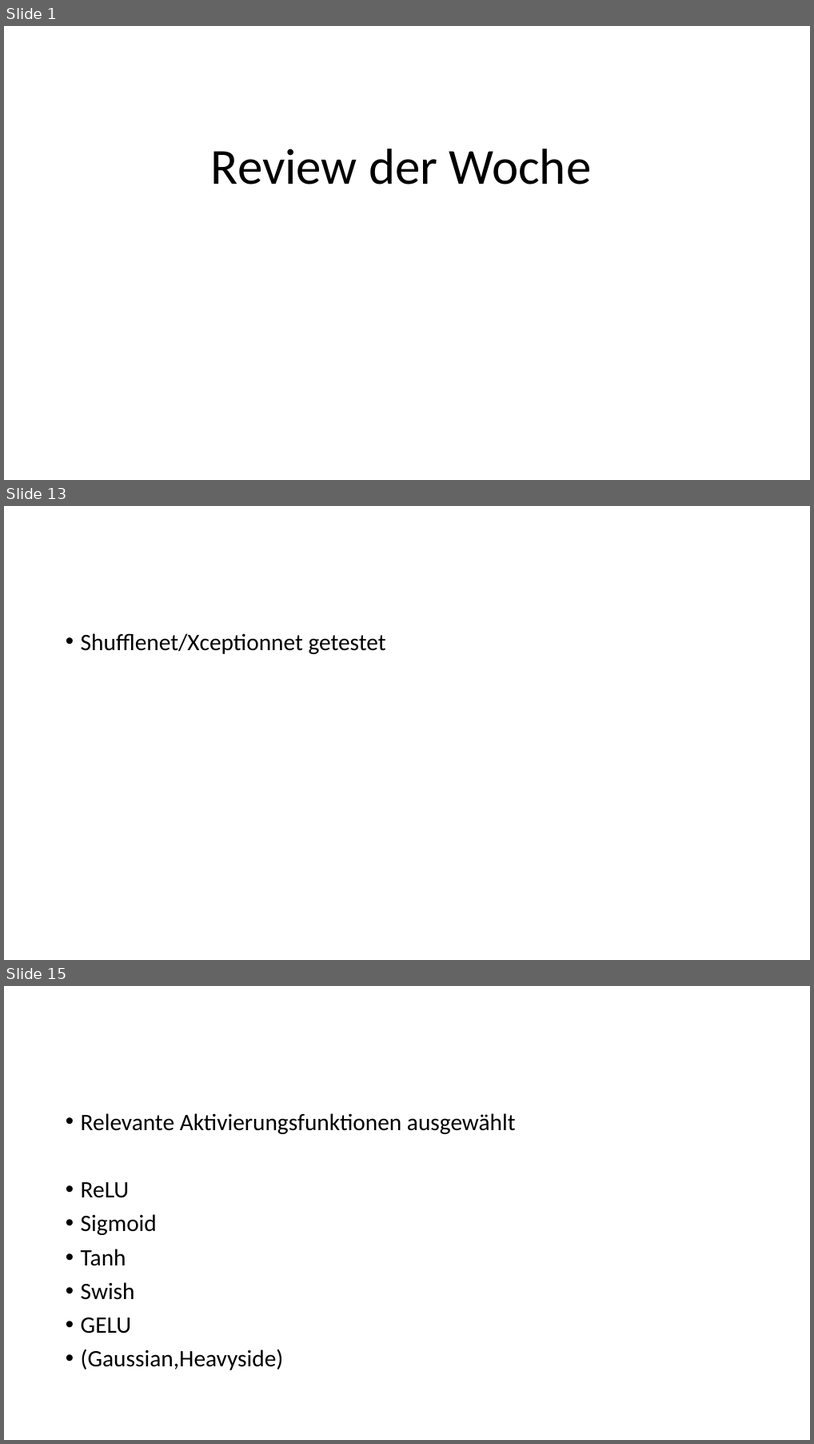
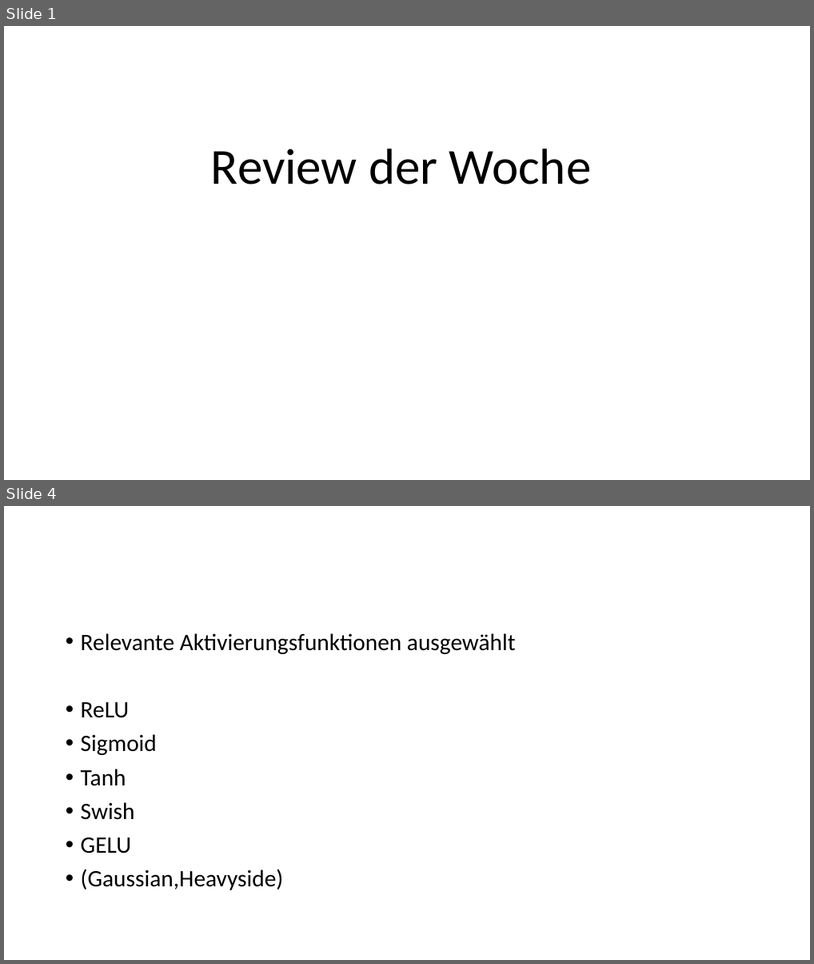
Before and after one commit to resist95/activation-ba, a slide deck: Review der Woche.odp. Shown one above the other, each under a label of ours: slides 1, 13 and 15 before the commit, slides 1 and 4 after it; the slides between them are not shown. The pictures are 814x1444 and 814x964 pixels, drawn with LibreOffice and Linux fonts; fonts in the diff are those of the drawing. Boxes give left, top, right and bottom in pixels: in the first picture for what was removed or moved away, otherwise in the second. Text is boxed around its words. In the diff, an @@ line names an element or a change of style, - is before the commit and + after.

```diff
--- a/Review der Woche.odp
+++ b/Review der Woche.odp
@@ slide 13 removed at (4, 506, 810, 960), background #FFFFFF @@
@@ text removed at (81, 633, 386, 654) @@
-• Shufflenet/Xceptionnet getestet
@@ what was slide 15 is now slide 4 @@
```
Also in this commit, not shown: 2 slides changed, 2 slides added, 12 other slides removed, 1 other file.
